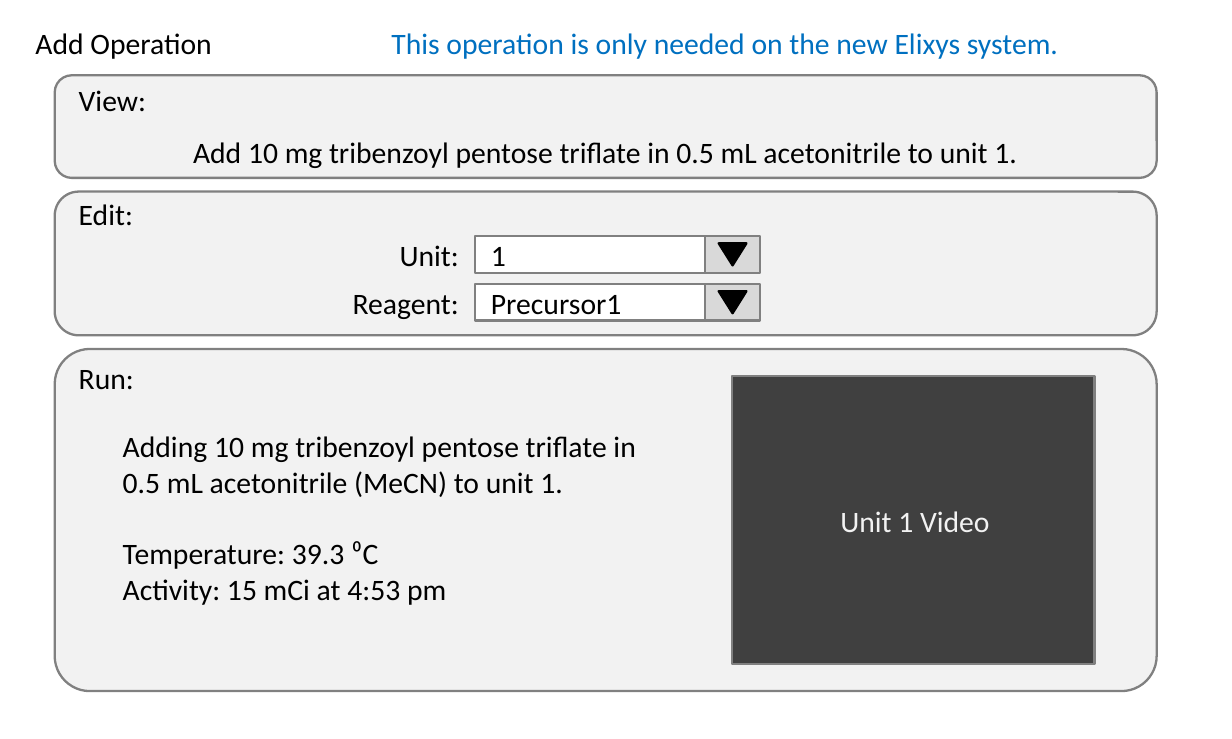
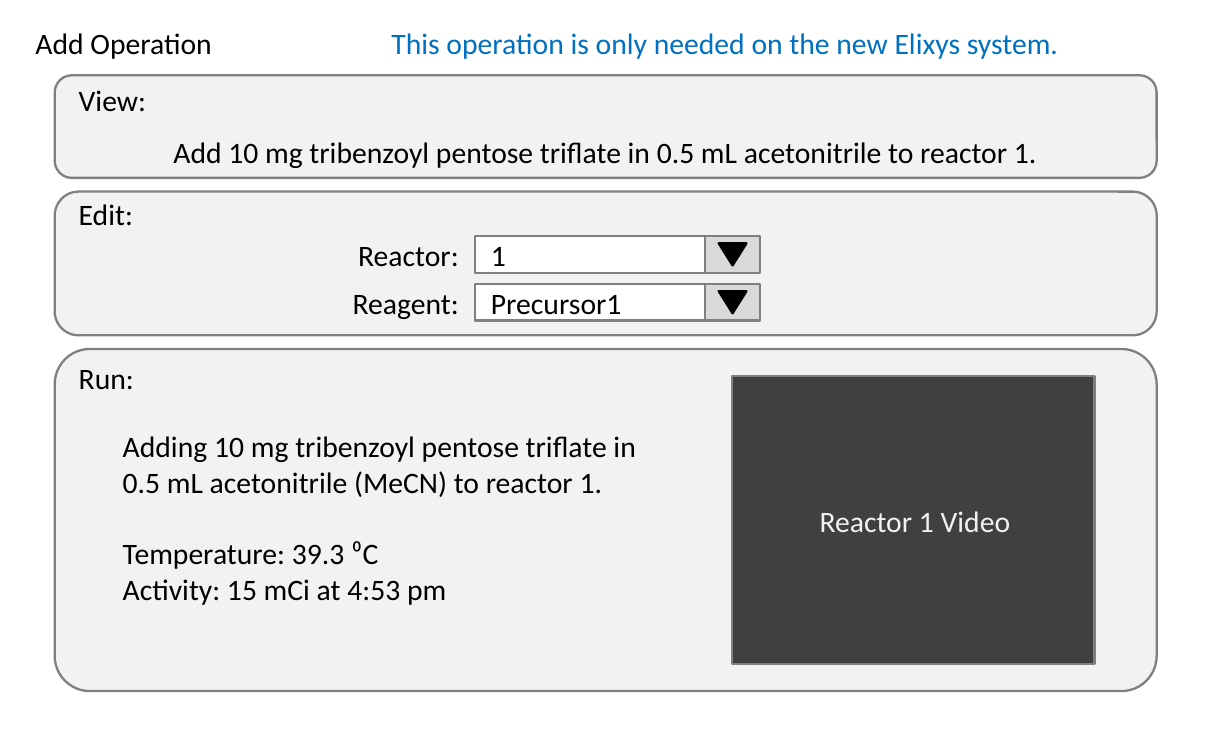
Before and after one commit to michaelvandam/elixys, a slide deck: slide 34 of doc/ElixysUserInterfaceWireframes.pptx. Drawn at 1232x739 pixels with LibreOffice and Linux fonts; fonts in the diff are those of the drawing. Boxes give left, top, right and bottom in pixels: in the first picture for what was removed or moved away, otherwise in the second. Text is boxed around its words. In the diff, an @@ line names an element or a change of style, - is before the commit and + after.

```diff
--- a/doc/ElixysUserInterfaceWireframes.pptx
+++ b/doc/ElixysUserInterfaceWireframes.pptx
@@ text at box(173, 142, 1037, 168): text changed @@
-Add 10 mg tribenzoyl pentose triflate in 0.5 mL acetonitrile to unit 1.
+Add 10 mg tribenzoyl pentose triflate in 0.5 mL acetonitrile to reactor 1.
@@ text at box(358, 247, 459, 267): text changed @@
-Unit:
+Reactor:
@@ text at box(123, 471, 603, 497): text changed @@
-0.5 mL acetonitrile (MeCN) to unit 1.
+0.5 mL acetonitrile (MeCN) to reactor 1.
@@ text at box(820, 511, 1011, 532): text changed @@
-Unit 1 Video
+Reactor 1 Video
```
Also in this commit, not shown: 11 other slides changed, 1 other file.
